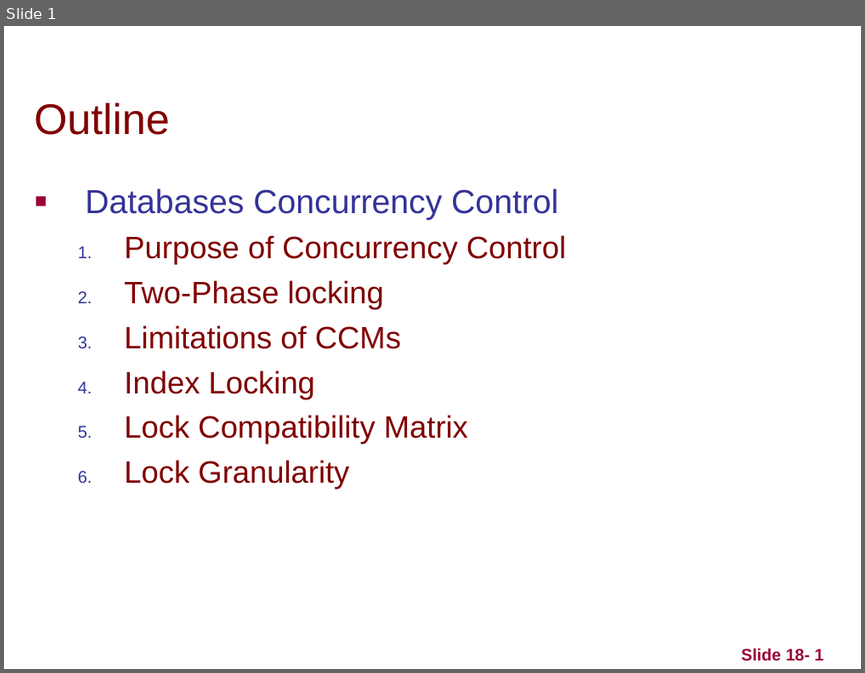
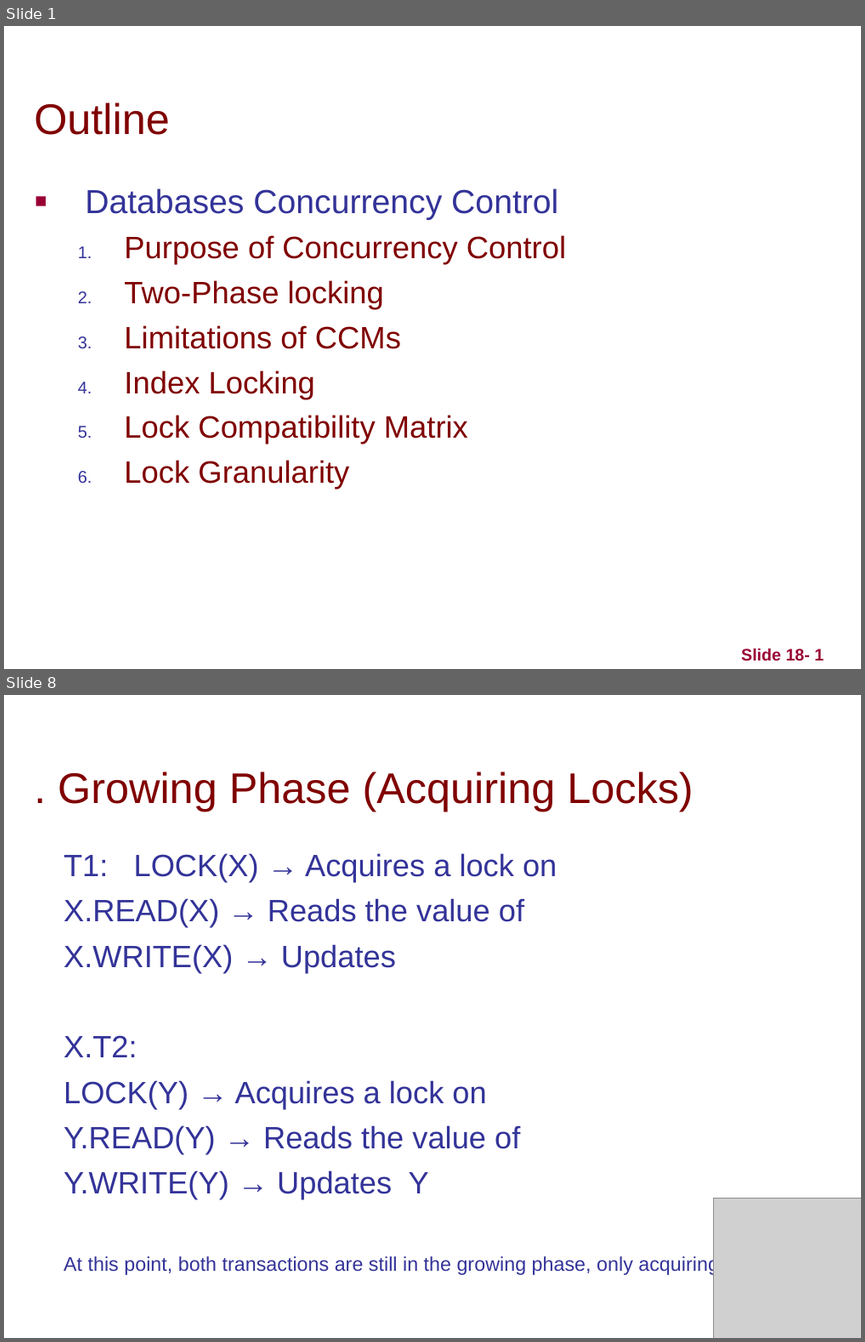
Before and after one commit to TahirAcharya/dbms, a slide deck: Module 5/concurrency-control-techniques.ppt. Shown one above the other, each under a label of ours: slide 1 before the commit, slides 1 and 8 after it; the slides between them are not shown. The pictures are 865x673 and 865x1342 pixels, drawn with LibreOffice and Linux fonts; fonts in the diff are those of the drawing; grey boxes stand for pictures. Boxes give left, top, right and bottom in pixels: in the first picture for what was removed or moved away, otherwise in the second. Text is boxed around its words. In the diff, an @@ line names an element or a change of style, - is before the commit and + after.

```diff
--- a/Module 5/concurrency-control-techniques.ppt
+++ b/Module 5/concurrency-control-techniques.ppt
@@ slide 8 added at [4, 695, 861, 1338], background #FFFFFF @@
@@ title added at [58, 771, 692, 811], 36 pt, text #800000 @@
+. Growing Phase (Acquiring Locks)
@@ text added at [64, 853, 719, 1275], 25.9 pt, text #333399 @@
+T1: LOCK(X) → Acquires a lock on
+X.READ(X) → Reads the value of
+X.WRITE(X) → Updates
+X.T2:
+LOCK(Y) → Acquires a lock on
+Y.READ(Y) → Reads the value of
+Y.WRITE(Y) → Updates Y
+At this point, both transactions are still in the growing phase, only acquiring locks.
@@ picture added at [714, 1198, 861, 1338] @@
```
Also in this commit, not shown: 44 slides changed, 2 other slides added, 1 other file.
